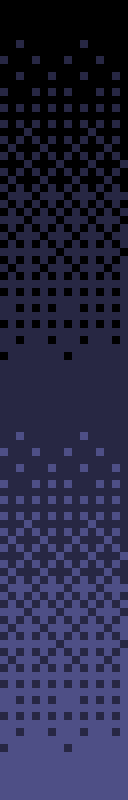
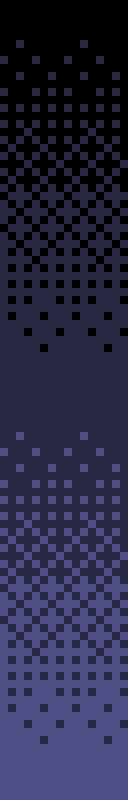
Comparing the layer stacks of the two (128, 800) images. Changes:
added layer "Pasted Layer" above "Background" over box(0, 208, 128, 360)
painted on "Background" over box(0, 208, 128, 752)
